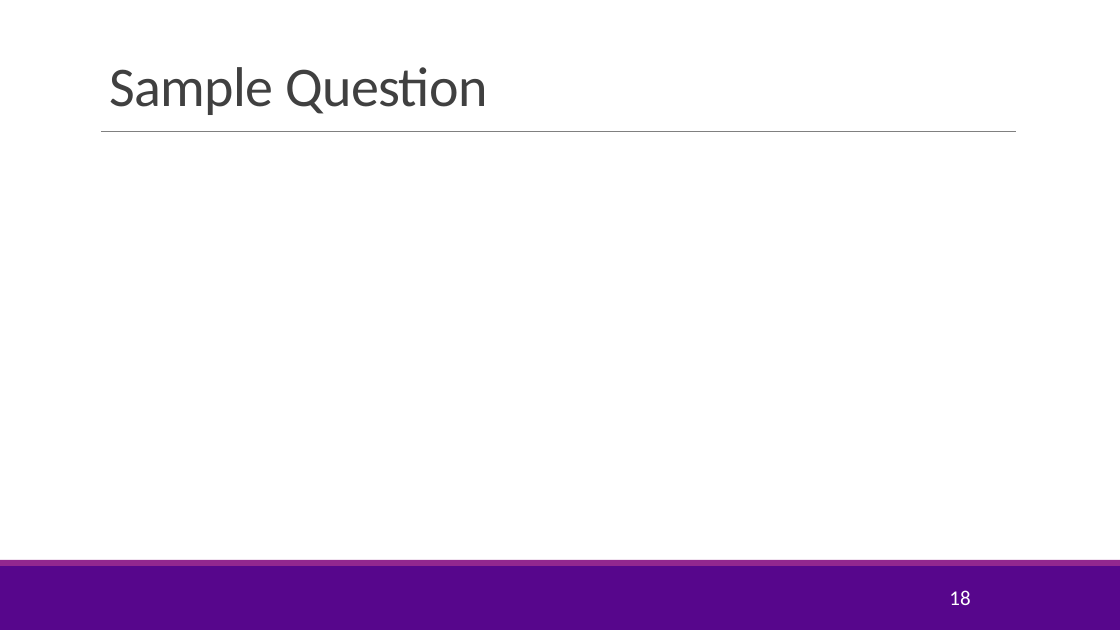
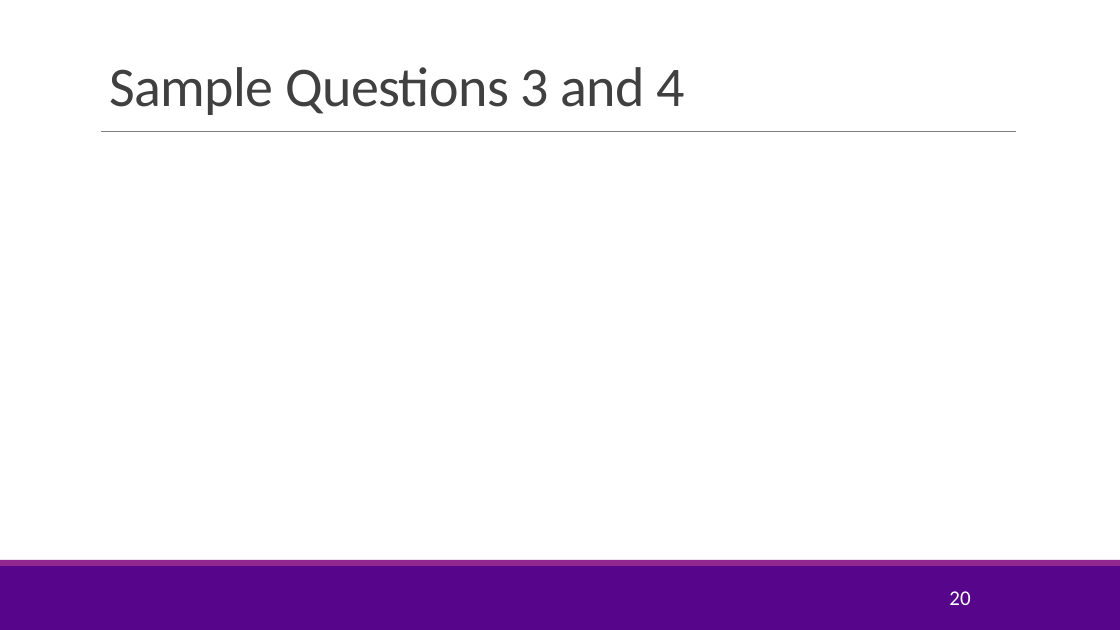
Before and after one commit to sdrangan/introml, a slide deck: slide 20 of lectures/Lect04_ModelSelection.pptx (slide 18 before the commit). Drawn at 1120x630 pixels with LibreOffice and Linux fonts; fonts in the diff are those of the drawing; grey boxes stand for pictures; background and template pictures are left out. Boxes give left, top, right and bottom in pixels: in the first picture for what was removed or moved away, otherwise in the second. Text is boxed around its words. In the diff, an @@ line names an element or a change of style, - is before the commit and + after.

```diff
--- a/lectures/Lect04_ModelSelection.pptx
+++ b/lectures/Lect04_ModelSelection.pptx
@@ title at [109, 67, 684, 115]: text changed @@
-Sample Question
+Sample Questions 3 and 4
@@ page number at [949, 591, 970, 605]: text changed @@
-18
+20
```
Also in this commit, not shown: 9 other slides changed, 8 slides added, 7 slides removed, 12 other files.
